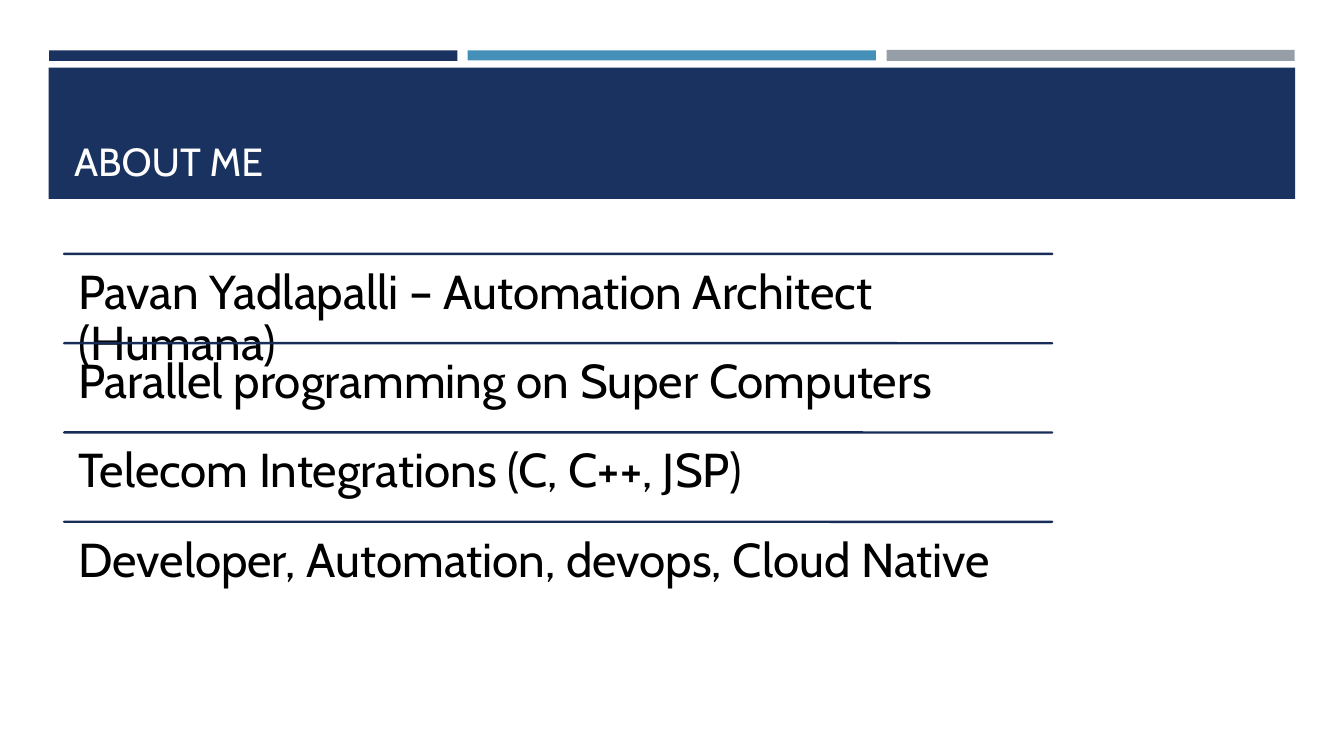
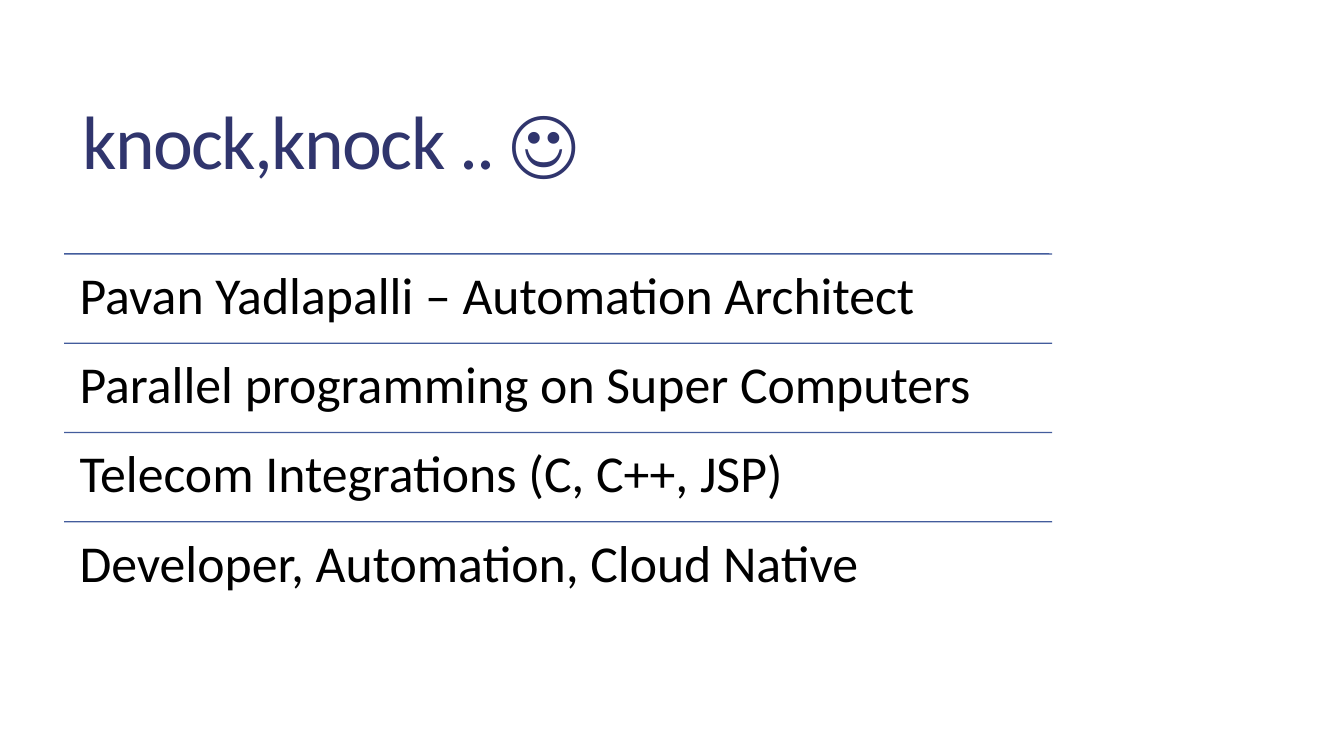
Before and after one commit to jkcpavan/coreTDD, a slide deck: slide 2 of How to Automate API Testing.pptx. Drawn at 1344x756 pixels with LibreOffice and Linux fonts; fonts in the diff are those of the drawing. Boxes give left, top, right and bottom in pixels: in the first picture for what was removed or moved away, otherwise in the second. Text is boxed around its words. In the diff, an @@ line names an element or a change of style, - is before the commit and + after.

```diff
--- a/How to Automate API Testing.pptx
+++ b/How to Automate API Testing.pptx
@@ rectangle removed at (49, 50, 458, 60) @@
@@ title "knock,knock .. ☺" at (83, 116, 446, 179): vertical alignment bottom to middle @@
@@ rectangle removed at (468, 50, 876, 60) @@
@@ rectangle removed at (886, 50, 1295, 62) @@
@@ rectangle removed at (48, 68, 1296, 199) @@
@@ title at (83, 116, 446, 179): text changed; size 28 to 54 pt; font Cabin to Calibri; text colour #FFFEFF to #30356D @@
-ABOUT ME
+knock,knock .. ☺
@@ line (65, 254) - (1053, 254): stroke #182D57 1.75 pt to #435D9C 1 pt @@
@@ text at (80, 278, 914, 323): text changed; size 34 to 37 pt; font Cabin to Calibri @@
-Pavan Yadlapalli – Automation Architect (Humana)
+Pavan Yadlapalli – Automation Architect
@@ text "Parallel programming on Super Computers" at (80, 367, 970, 412): size 34 to 37 pt, font Cabin to Calibri; more space between paragraphs @@
@@ line (65, 343) - (1053, 343): stroke #182D57 1.75 pt to #435D9C 1 pt @@
@@ text "Telecom Integrations (C, C++, JSP)" at (80, 454, 783, 501): size 34 to 37 pt, font Cabin to Calibri; more space between paragraphs @@
@@ line (65, 433) - (1053, 433): stroke #182D57 1.75 pt to #435D9C 1 pt @@
@@ line (65, 522) - (1053, 522): stroke #182D57 1.75 pt to #435D9C 1 pt @@
@@ text at (80, 546, 858, 591): text changed; size 34 to 37 pt; font Cabin to Calibri @@
-Developer, Automation, devops, Cloud Native
+Developer, Automation, Cloud Native
```
Also in this commit, not shown: 12 other slides changed, 3 slides added, 1 slide removed.
